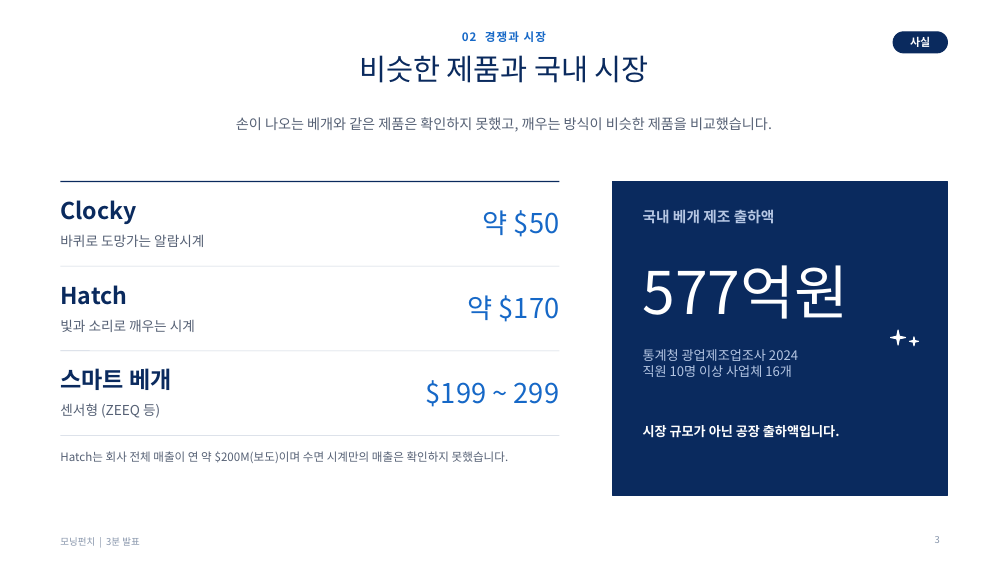
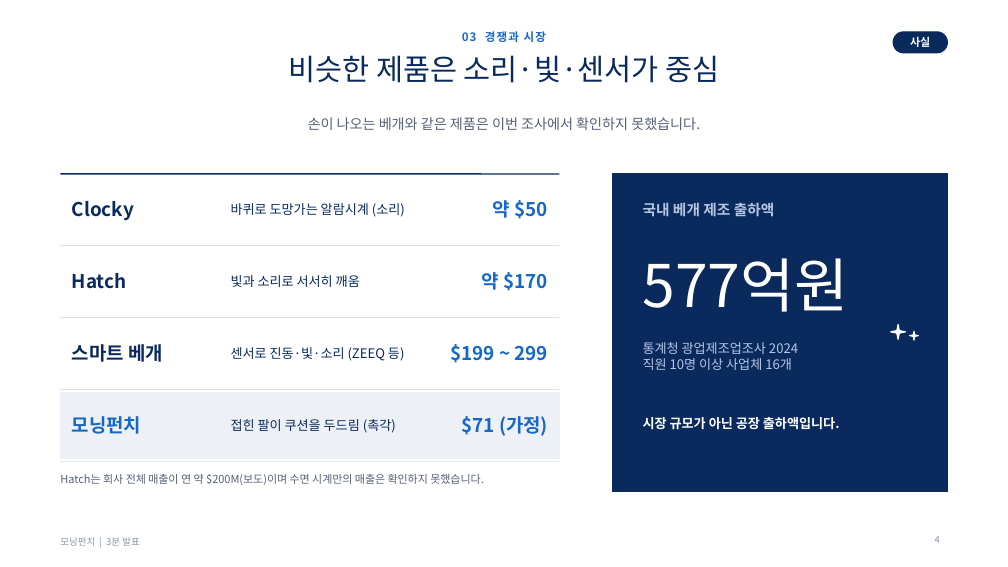
Before and after one commit to g975682-source/-, a slide deck: slide 4 of MorningPunch_Pitch_3min.pptx (slide 3 before the commit). Drawn at 1008x567 pixels with LibreOffice and Linux fonts; fonts in the diff are those of the drawing; background and template pictures are left out. Boxes give left, top, right and bottom in pixels: in the first picture for what was removed or moved away, otherwise in the second. Text is boxed around its words. In the diff, an @@ line names an element or a change of style, - is before the commit and + after.

```diff
--- a/MorningPunch_Pitch_3min.pptx
+++ b/MorningPunch_Pitch_3min.pptx
@@ title at [289,55,719,83]: text changed @@
-비슷한 제품과 국내 시장
+비슷한 제품은 소리·빛·센서가 중심
@@ text at [462,31,546,42]: text changed @@
-02 경쟁과 시장
+03 경쟁과 시장
@@ text at [308,117,700,130]: text changed @@
-손이 나오는 베개와 같은 제품은 확인하지 못했고, 깨우는 방식이 비슷한 제품을 비교했습니다.
+손이 나오는 베개와 같은 제품은 이번 조사에서 확인하지 못했습니다.
@@ rectangle: place and size @@
-rectangle at [613,181,948,495]
+rectangle at [613,174,948,492]
@@ text "Clocky": place and size @@
-text "Clocky" at [60,200,136,224]
+text "Clocky" at [72,201,134,221]
@@ text at [231,203,405,217]: text changed; size 13 to 12.5 pt; text colour #566175 to #0A2A5E @@
-바퀴로 도망가는 알람시계
+바퀴로 도망가는 알람시계 (소리)
@@ text "약 $50": place and size @@
-text "약 $50" at [483,210,559,237]
+text "약 $50" at [493,200,548,219]
@@ text "국내 베개 제조 출하액": place and size @@
-text "국내 베개 제조 출하액" at [643,209,775,224]
+text "국내 베개 제조 출하액" at [643,202,775,217]
@@ line moved from (60, 266) - (560, 266) to (60, 246) - (560, 246) @@
@@ text "Hatch": place and size @@
-text "Hatch" at [60,285,127,305]
+text "Hatch" at [72,273,127,289]
@@ text "약 $170": place and size @@
-text "약 $170" at [467,295,560,322]
+text "약 $170" at [482,272,548,291]
@@ text at [231,275,360,287]: text changed; size 13 to 12.5 pt; text colour #566175 to #0A2A5E @@
-빛과 소리로 깨우는 시계
+빛과 소리로 서서히 깨움
@@ line moved from (60, 351) - (560, 351) to (60, 318) - (560, 318) @@
@@ size 22 to 18 pt; vertical alignment top to middle in 3 elements at [72,201,134,221], [72,273,127,289], [72,344,163,362] @@
@@ text "스마트 베개": place and size @@
-text "스마트 베개" at [60,368,171,390]
+text "스마트 베개" at [72,344,163,362]
@@ vertical alignment top to middle in 3 elements at [231,203,405,217], [231,275,360,287], [231,347,404,361] @@
@@ size 26 to 18 pt, bold on in 3 elements at [493,200,548,219], [482,272,548,291], [450,344,548,363] @@
@@ text "$199 ~ 299": place and size @@
-text "$199 ~ 299" at [426,380,559,407]
+text "$199 ~ 299" at [450,344,548,363]
@@ text at [231,347,404,361]: text changed; size 13 to 12.5 pt; text colour #566175 to #0A2A5E @@
-센서형 (ZEEQ 등)
+센서로 진동·빛·소리 (ZEEQ 등)
@@ text "통계청 광업제조업조사 2024": place and size @@
-text "통계청 광업제조업조사 2024" at [643,349,798,377]
+text "통계청 광업제조업조사 2024" at [643,342,798,370]
@@ 2 texts, 2 stars, 1 line: place and size @@
-2 texts, 2 stars, 1 line at [60,181,919,438]
+2 texts, 2 stars, 1 line at [60,174,919,430]
@@ line added from (60, 389) to (560, 389), #CBD3DF 0.5 pt @@
@@ rectangle added at [60,392,560,458], fill #EDF0F5, outline #EDF0F5 1 pt @@
@@ text added at [72,416,142,434], 18 pt, text #1668C7, bold @@
+모닝펀치
@@ text added at [231,419,396,433], 12.5 pt, text #0A2A5E @@
+접힌 팔이 쿠션을 두드림 (촉각)
@@ text added at [461,416,548,436], 18 pt, text #1668C7, bold @@
+$71 (가정)
@@ text "Hatch는 회사 전체 매출이 연 ...": place and size @@
-text "Hatch는 회사 전체 매출이 연 ..." at [60,451,509,463]
+text "Hatch는 회사 전체 매출이 연 ..." at [60,474,484,485]
@@ text "Hatch는 회사 전체 매출이 연 ..." at [60,474,484,485]: size 11 to 10.5 pt @@
@@ line moved from (60, 436) - (560, 436) to (60, 461) - (560, 461) @@
@@ page number at [935,536,940,543]: text changed @@
-3
+4
```
Also in this commit, not shown: 3 other slides changed, 1 slide added, 2 other files.
